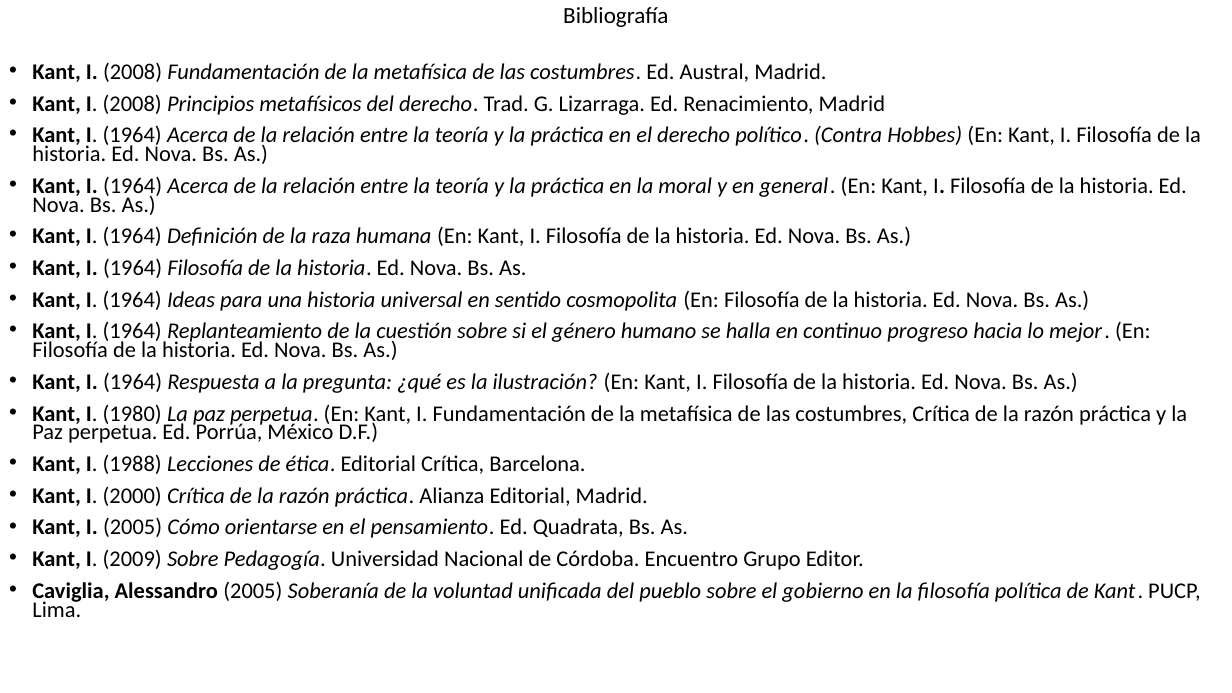
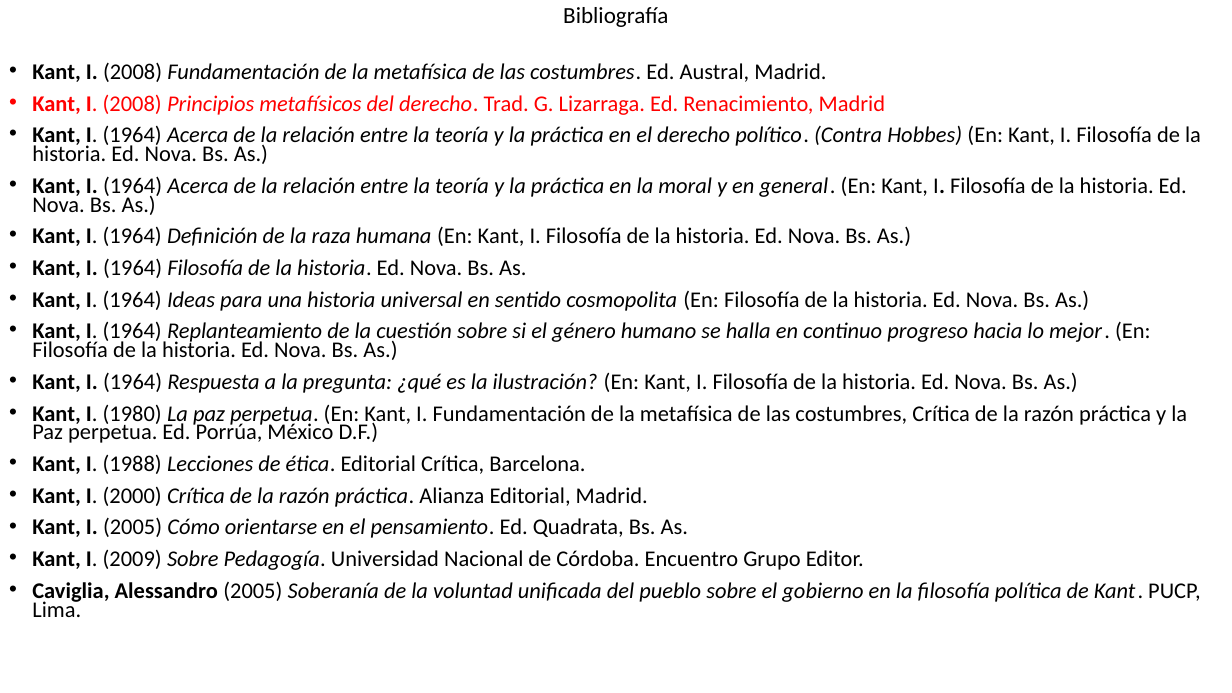
Before and after one commit to zaboltar/zaboltar.github.io, a slide deck: slide 56 of assets uarm/2024 1/moderna/Kant - Doctrina del Derecho.pptx (slide 48 before the commit). Drawn at 1232x693 pixels with LibreOffice and Linux fonts; fonts in the diff are those of the drawing. Boxes give left, top, right and bottom in pixels: in the first picture for what was removed or moved away, otherwise in the second. Text is boxed around its words. In the diff, an @@ line names an element or a change of style, - is before the commit and + after.

Commit message:
kant doc derecho

```diff
--- a/assets uarm/2024 1/moderna/Kant - Doctrina del Derecho.pptx
+++ b/assets uarm/2024 1/moderna/Kant - Doctrina del Derecho.pptx
@@ text at [32, 95, 885, 115]: text colour #000000 to #FF0000 in "Kant, I. (2008) Principios metafísicos del derecho. ..." @@
```
Also in this commit, not shown: 8 slides added, 6 other files.
